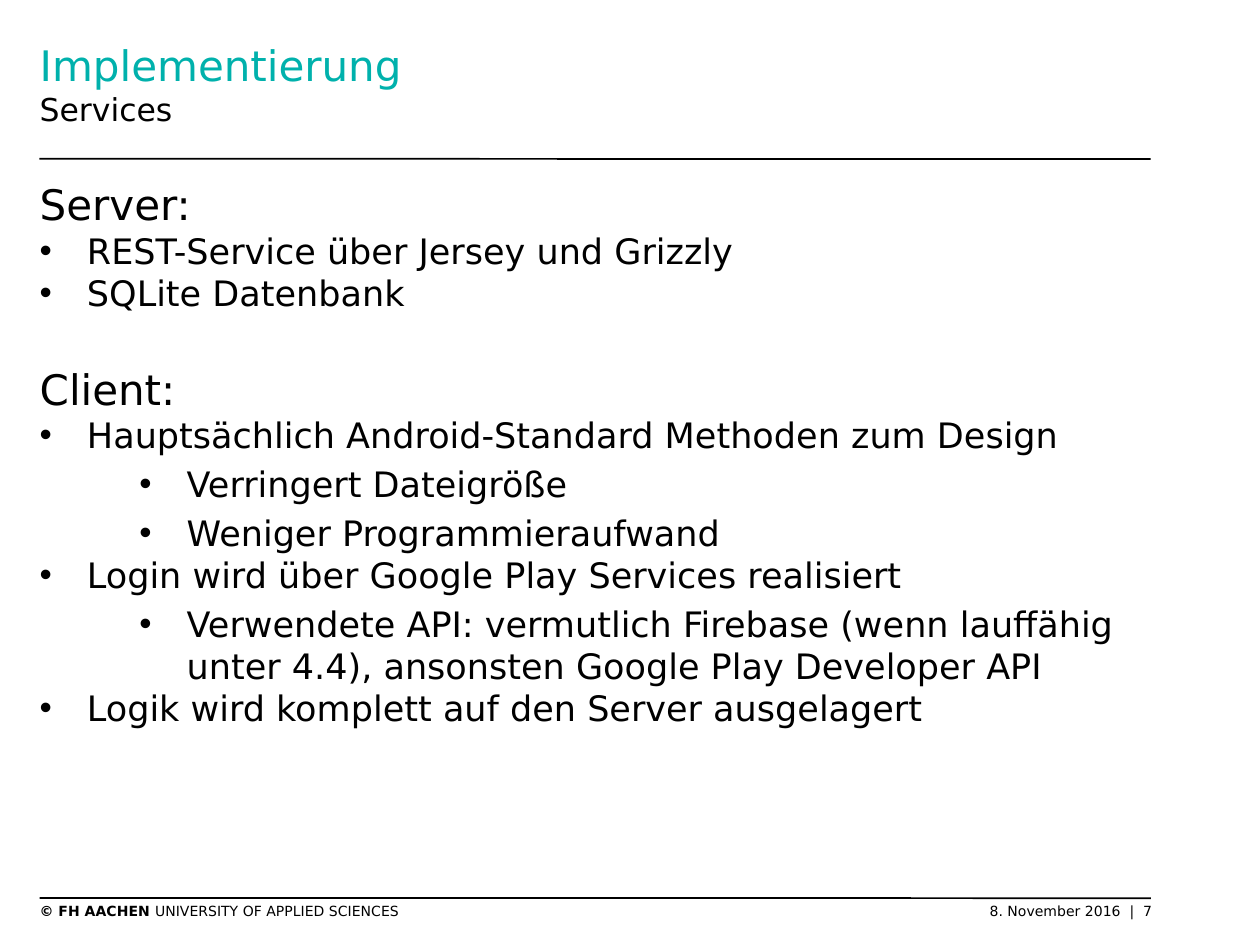
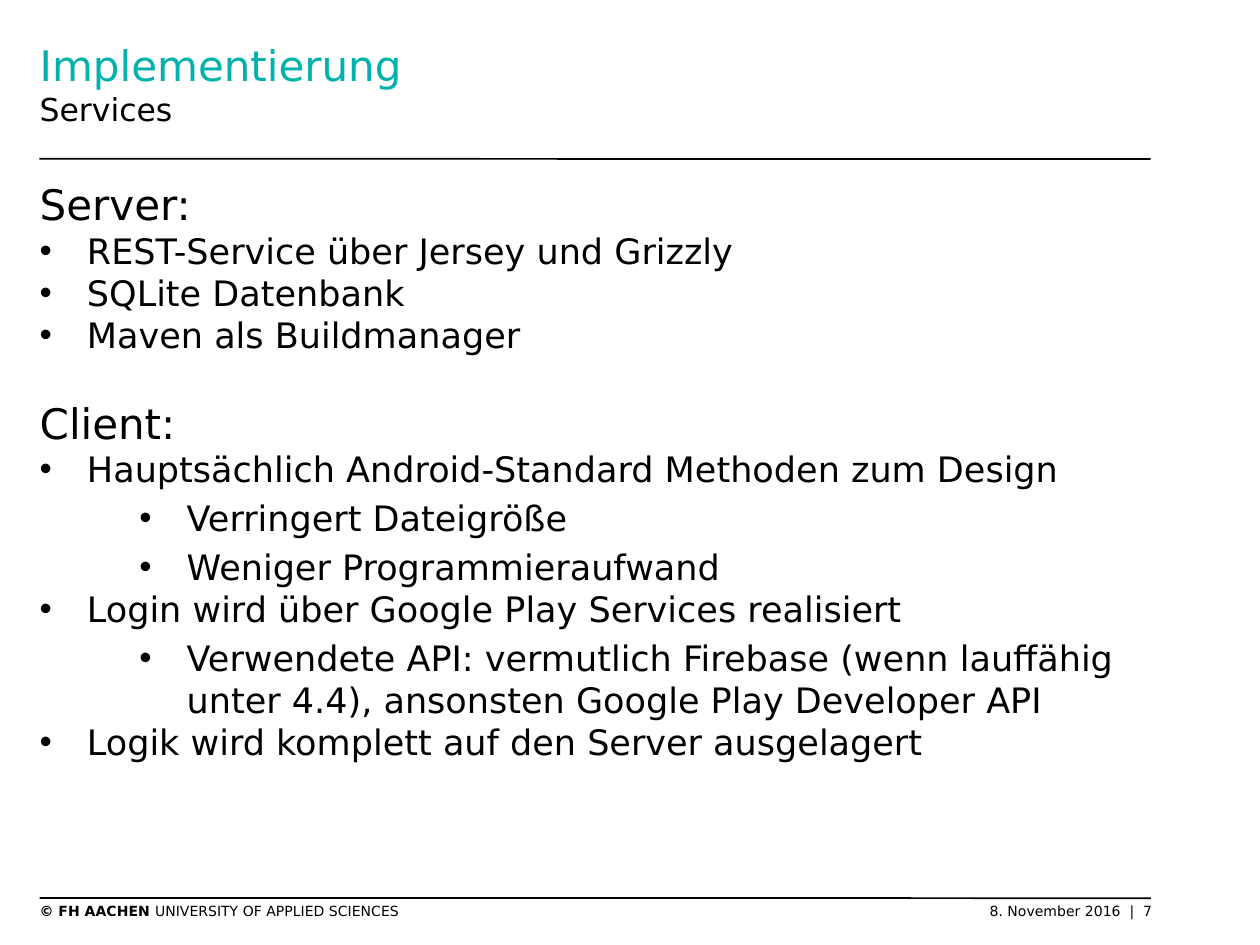
Before and after one commit to thomasgor/swe, a slide deck: slide 7 of Dokumente/Coaching/2016-11-09 Präsentation Technologiemanager.pptx. Drawn at 1260x945 pixels with LibreOffice and Linux fonts; fonts in the diff are those of the drawing; background and template pictures are left out. Boxes give left, top, right and bottom in pixels: in the first picture for what was removed or moved away, otherwise in the second. Text is boxed around its words. In the diff, an @@ line names an element or a change of style, - is before the commit and + after.

```diff
--- a/Dokumente/Coaching/2016-11-09 Präsentation Technologiemanager.pptx
+++ b/Dokumente/Coaching/2016-11-09 Präsentation Technologiemanager.pptx
@@ text at [87, 321, 520, 356]: paragraph added @@
+• Maven als Buildmanager
```
Also in this commit, not shown: 3 other slides changed.
